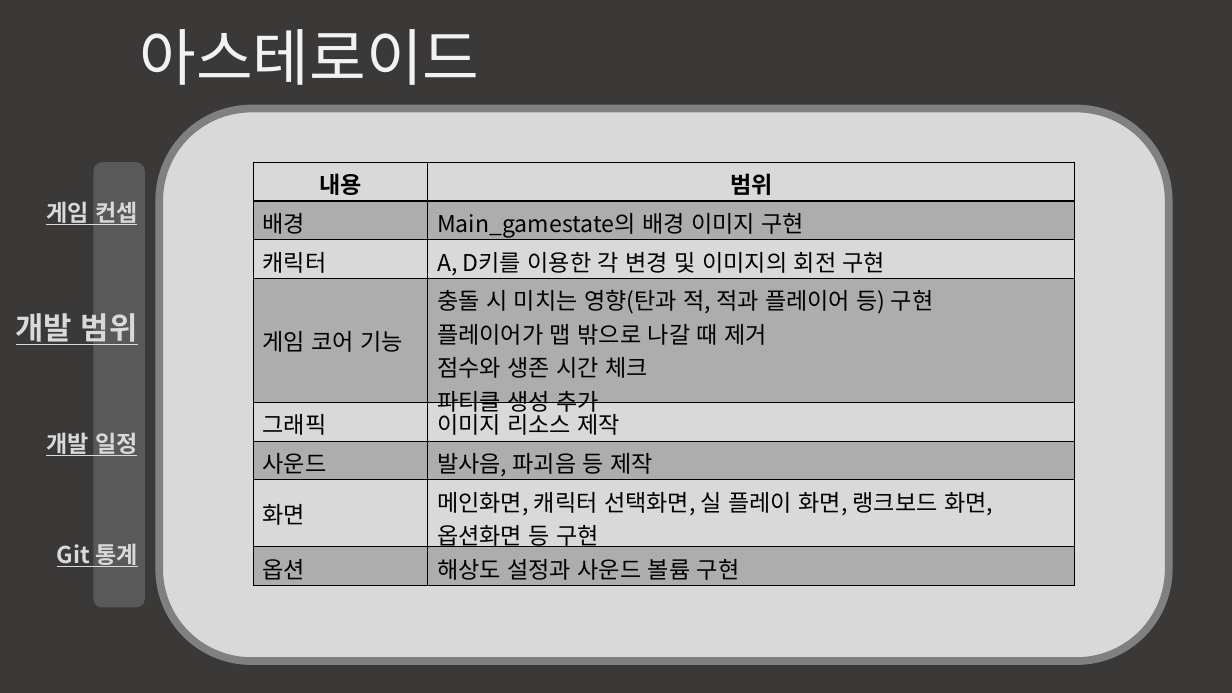
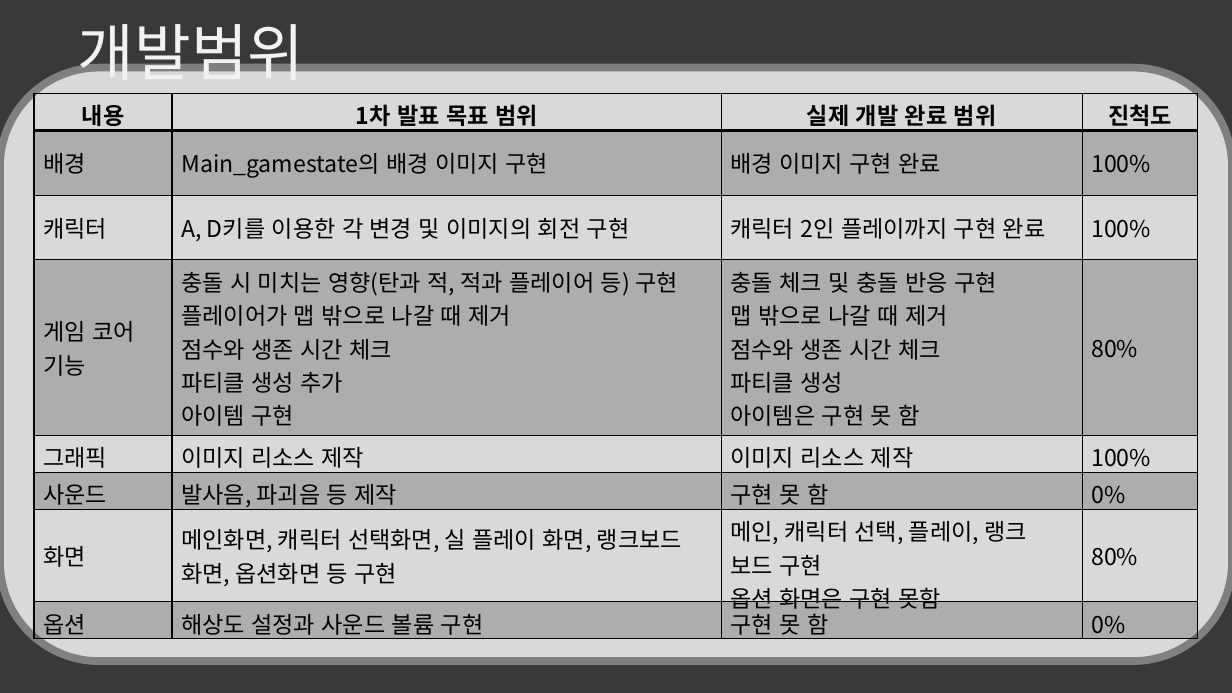
Before and after one commit to mado0421/2DGameProgrammingProject, a slide deck: slide 1 of 2DGP_2차발표.pptx (slide 2 before the commit). Drawn at 1232x693 pixels with LibreOffice and Linux fonts; fonts in the diff are those of the drawing. Boxes give left, top, right and bottom in pixels: in the first picture for what was removed or moved away, otherwise in the second. Text is boxed around its words. In the diff, an @@ line names an element or a change of style, - is before the commit and + after.

Commit message:
3차 발표 ppt

```diff
--- a/2DGP_2차발표.pptx
+++ b/2DGP_2차발표.pptx
@@ text at [78, 12, 305, 91]: text changed @@
-아스테로이드
+개발범위
@@ rounded rectangle: place and size @@
-rounded rectangle at [159, 109, 1169, 662]
+rounded rectangle at [0, 67, 1232, 661]
@@ table at [34, 93, 1198, 639] @@
-column 2: 범위 | Main_gamestate의 배경 이미지 구현 | A, D키를 이용한 각 변경 및 이미지의 회전 구현 | 충돌 시 미치는 영향(탄과 적, 적과 플레이어 등) 구현 / 플레이어가 맵 밖으로 나갈 때 제거 / 점수와 생존 시간 체크 / 파티클 생성 추가 | 이미지 리소스 제작 | 발사음, 파괴음 등 제작 | 메인화면, 캐릭터 선택화면, 실 플레이 화면, 랭크보드 화면, 옵션화면 등 구현 | 해상도 설정과 사운드 볼륨 구현
+column 2: 1차 발표 목표 범위 | Main_gamestate의 배경 이미지 구현 | A, D키를 이용한 각 변경 및 이미지의 회전 구현 | 충돌 시 미치는 영향(탄과 적, 적과 플레이어 등) 구현 / 플레이어가 맵 밖으로 나갈 때 제거 / 점수와 생존 시간 체크 / 파티클 생성 추가 / 아이템 구현 | 이미지 리소스 제작 | 발사음, 파괴음 등 제작 | 메인화면, 캐릭터 선택화면, 실 플레이 화면, 랭크보드 화면, 옵션화면 등 구현 | 해상도 설정과 사운드 볼륨 구현
+column 3: 실제 개발 완료 범위 | 배경 이미지 구현 완료 | 캐릭터 2인 플레이까지 구현 완료 | 충돌 체크 및 충돌 반응 구현 / 맵 밖으로 나갈 때 제거 / 점수와 생존 시간 체크 / 파티클 생성 / 아이템은 구현 못 함 | 이미지 리소스 제작 | 구현 못 함 | 메인, 캐릭터 선택, 플레이, 랭크 보드 구현 / 옵션 화면은 구현 못함 | 구현 못 함
+column 4: 진척도 | 100% | 100% | 80% | 100% | 0% | 80% | 0%
@@ table: place and size @@
-table at [253, 163, 1075, 586]
+table at [34, 93, 1198, 639]
@@ rounded rectangle removed at [93, 163, 145, 608] @@
@@ text removed at [16, 201, 138, 567] @@
-게임 컨셉
-개발 범위
-개발 일정
-Git 통계
```
Also in this commit, not shown: 4 slides removed, 5 other files.
